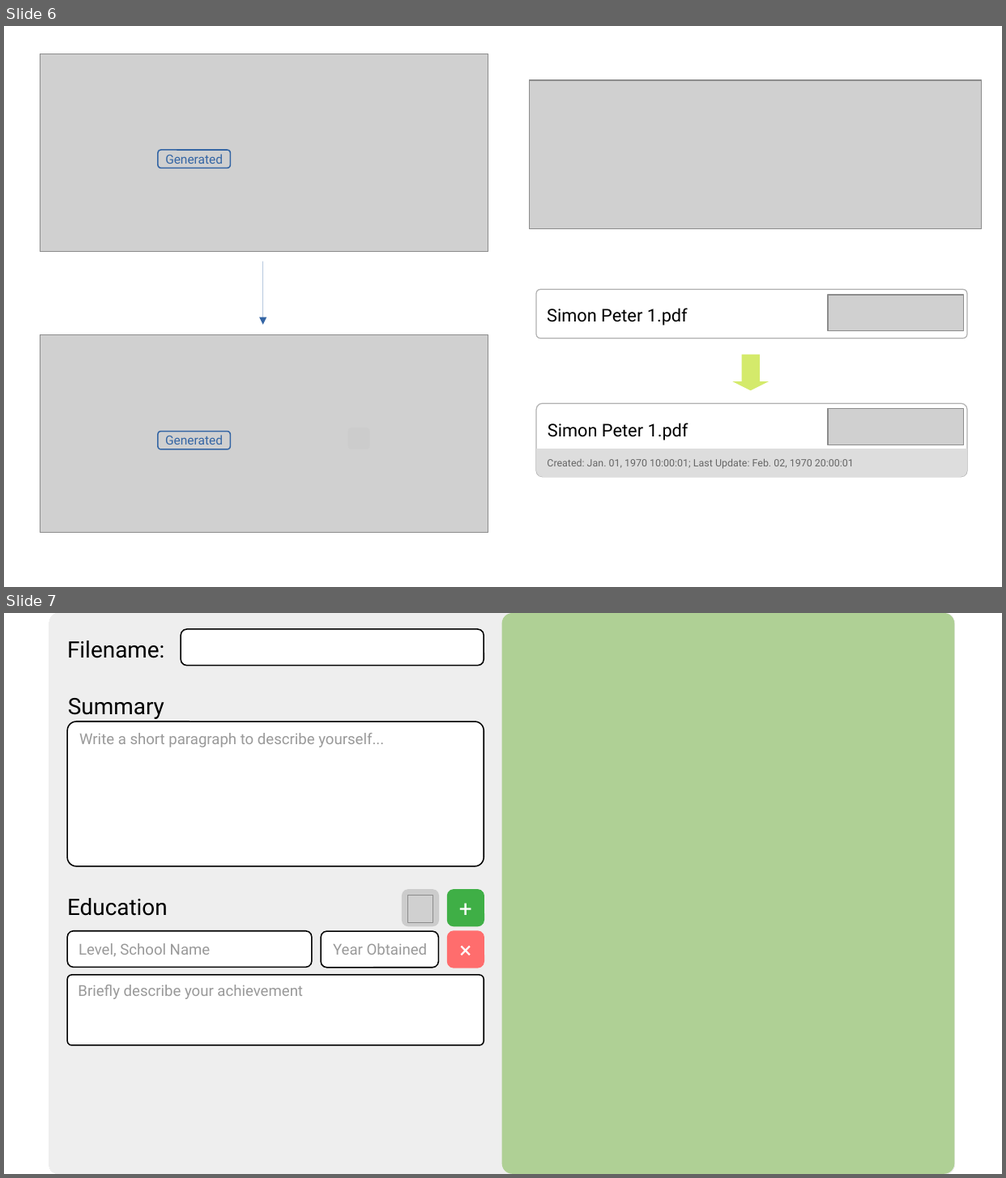
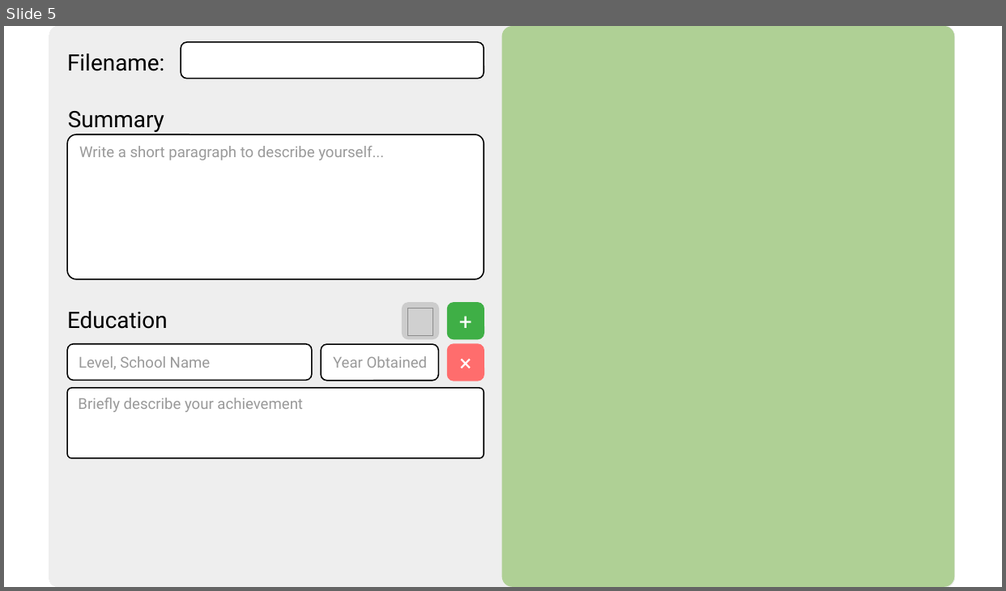
Before and after one commit to LKH10/Resudemo1, a slide deck: design/Generate.odp. Shown one above the other, each under a label of ours: slides 6 and 7 before the commit, slide 5 after it. The pictures are 1006x1178 and 1006x591 pixels, drawn with LibreOffice and Linux fonts; fonts in the diff are those of the drawing; grey boxes stand for pictures; background and template pictures are left out. Boxes give left, top, right and bottom in pixels: in the first picture for what was removed or moved away, otherwise in the second. Text is boxed around its words. In the diff, an @@ line names an element or a change of style, - is before the commit and + after.

```diff
--- a/design/Generate.odp
+++ b/design/Generate.odp
@@ slide 6 removed at box(4, 26, 1002, 587), background #FFFFFF @@
@@ picture removed at box(40, 54, 488, 251) @@
@@ picture removed at box(529, 80, 982, 228) @@
@@ rounded rectangle removed at box(158, 150, 230, 169) @@
-Generated
@@ arrow removed from (263, 262) to (263, 325) @@
@@ rounded rectangle removed at box(536, 289, 968, 339) @@
-Simon Peter 1.pdf
@@ picture removed at box(828, 295, 964, 331) @@
@@ picture removed at box(40, 335, 488, 533) @@
@@ down arrow removed at box(733, 355, 769, 391) @@
@@ rounded rectangle removed at box(536, 403, 968, 477) @@
-Simon Peter 1.pdf
@@ picture removed at box(828, 409, 964, 446) @@
@@ rounded rectangle removed at box(158, 432, 230, 450) @@
-Generated
@@ rounded rectangle removed at box(348, 428, 370, 450) @@
@@ rectangle removed at box(536, 449, 968, 463) @@
@@ rounded rectangle removed at box(536, 449, 968, 477) @@
-Created: Jan. 01, 1970 10:00:01; Last Update: Feb. 02, 1970 20:00:01
@@ what was slide 7 is now slide 5 @@
```
Also in this commit, not shown: 1 other slide removed, 5 other files.
